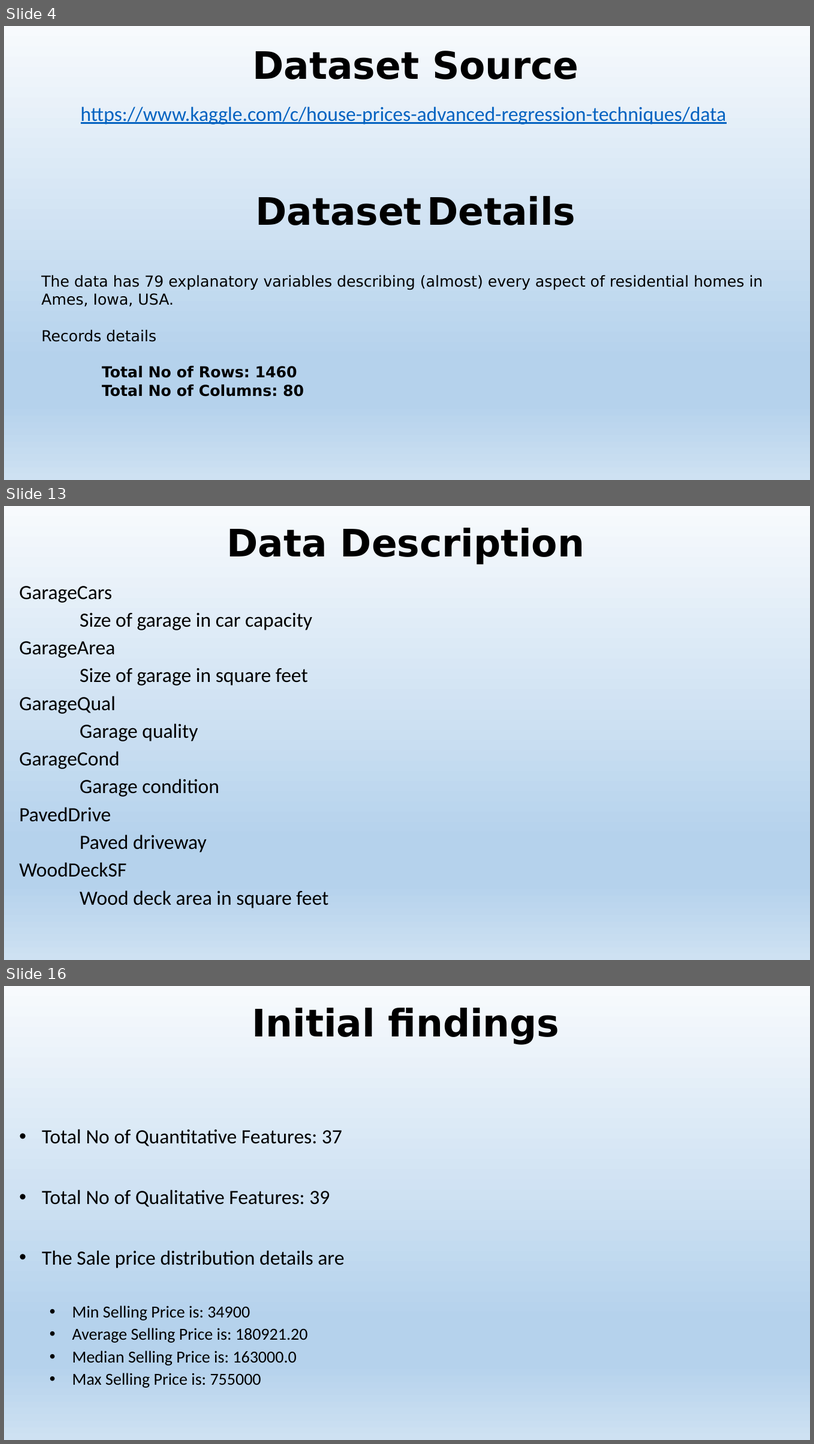
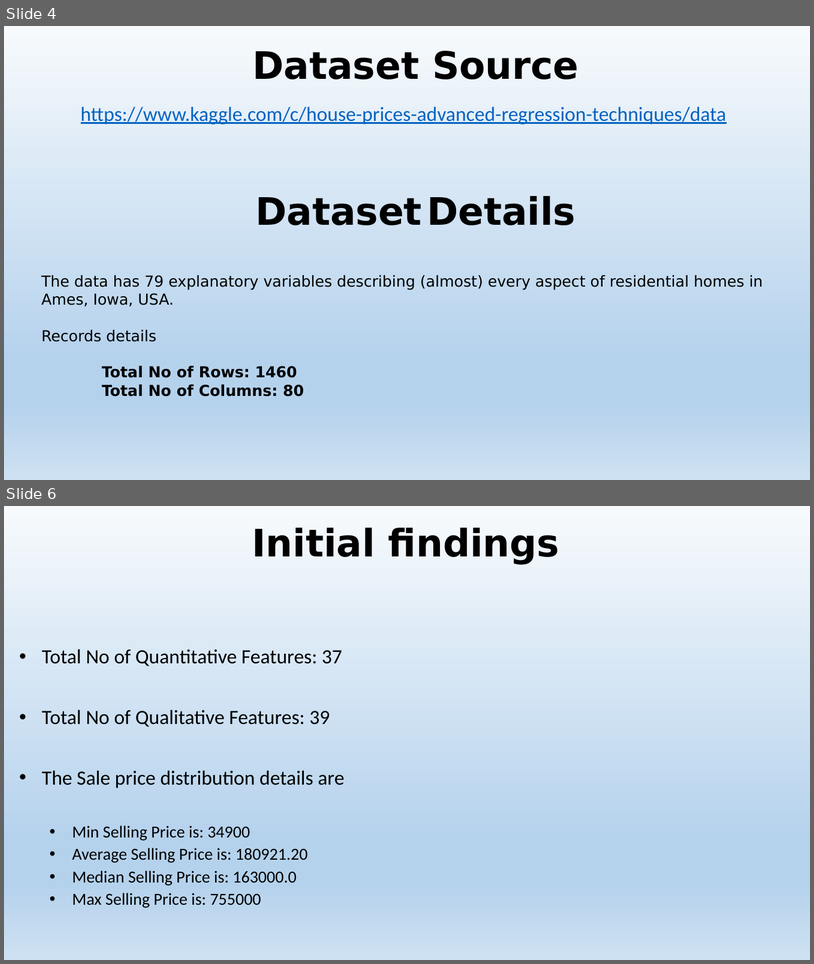
Before and after one commit to vibaskaran/SpringBoard, a slide deck: Capstone-01/Predict House Sales Prices Presentation.pptx. Shown one above the other, each under a label of ours: slides 4, 13 and 16 before the commit, slides 4 and 6 after it; the slides between them are not shown. The pictures are 814x1444 and 814x964 pixels, drawn with LibreOffice and Linux fonts; fonts in the diff are those of the drawing. Boxes give left, top, right and bottom in pixels: in the first picture for what was removed or moved away, otherwise in the second. Text is boxed around its words. In the diff, an @@ line names an element or a change of style, - is before the commit and + after.

```diff
--- a/Capstone-01/Predict House Sales Prices Presentation.pptx
+++ b/Capstone-01/Predict House Sales Prices Presentation.pptx
@@ slide 13 removed at bbox=[4, 506, 810, 960], background gradient #F7FAFD to #B5D2EC to #CEE1F2 @@
@@ title removed at bbox=[227, 528, 585, 564] @@
-Data Description
@@ subtitle removed at bbox=[19, 586, 329, 908] @@
-GarageCars
-Size of garage in car capacity
-GarageArea
-Size of garage in square feet
-GarageQual
-Garage quality
-GarageCond
-Garage condition
-PavedDrive
-Paved driveway
-WoodDeckSF
-Wood deck area in square feet
@@ what was slide 16 is now slide 6 @@
```
Also in this commit, not shown: 4 slides changed, 5 slides added, 9 other slides removed.
